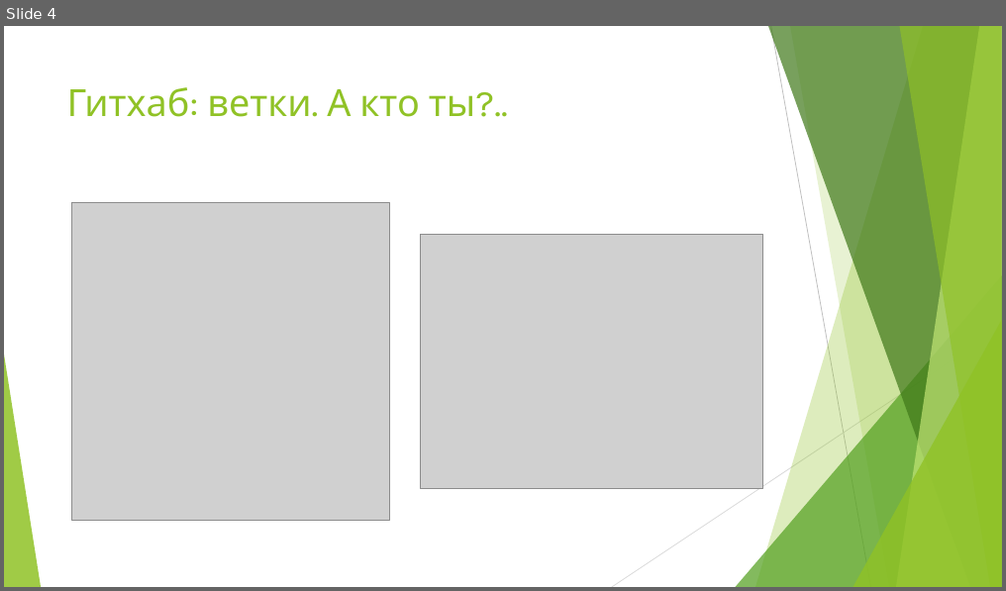
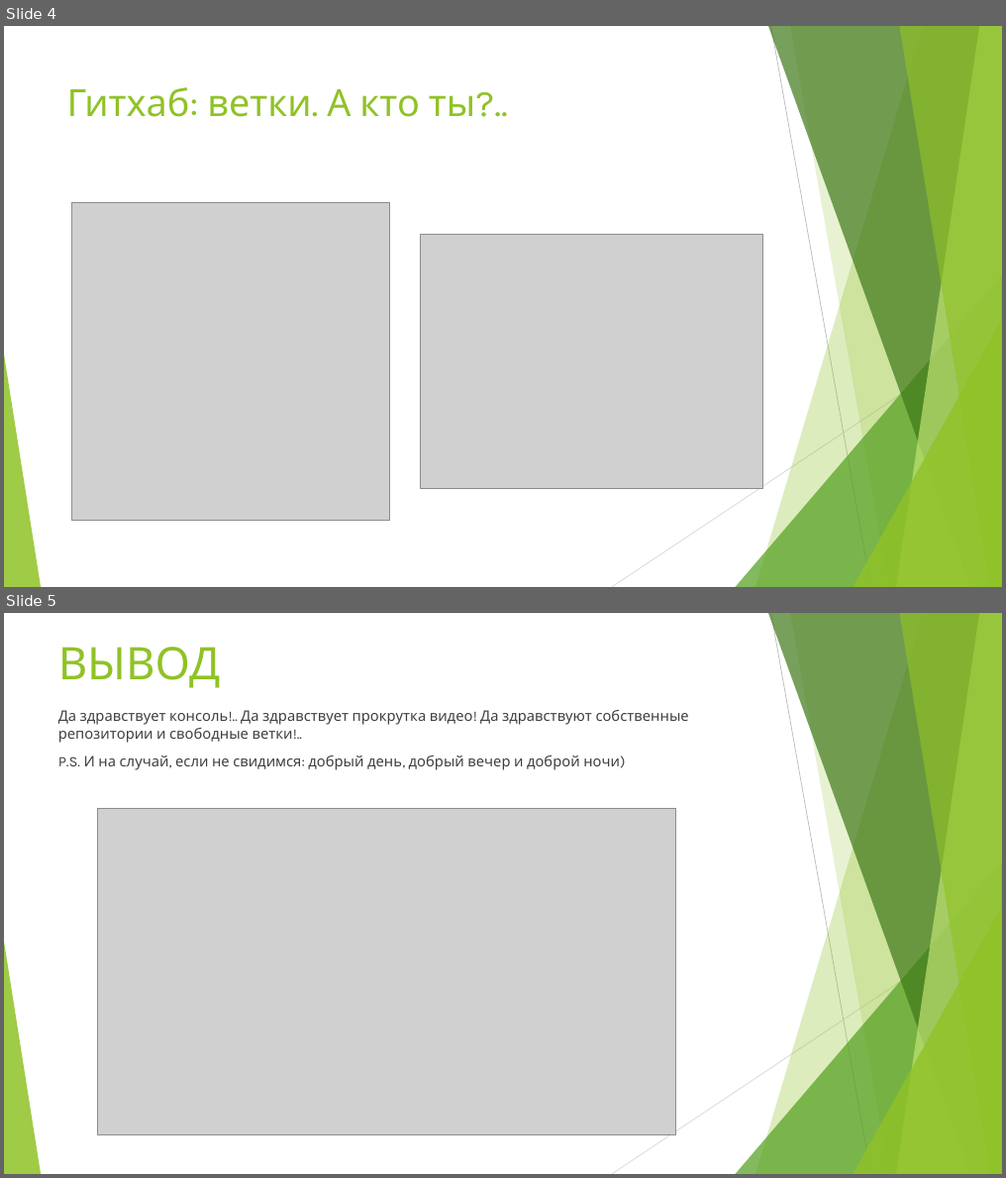
Before and after one commit to EsSombra/FirstTry, a slide deck: SecondSeminar.pptx. Shown one above the other, each under a label of ours: slide 4 before the commit, slides 4 and 5 after it. The pictures are 1006x591 and 1006x1178 pixels, drawn with LibreOffice and Linux fonts; fonts in the diff are those of the drawing; grey boxes stand for pictures. Boxes give left, top, right and bottom in pixels: in the first picture for what was removed or moved away, otherwise in the second. Text is boxed around its words. In the diff, an @@ line names an element or a change of style, - is before the commit and + after.

Commit message:
final page in pptx added

```diff
--- a/SecondSeminar.pptx
+++ b/SecondSeminar.pptx
@@ slide 5 added at (4,613,1002,1174), background #FFFFFF; not listed: 10 template elements that a slide beside it also shows @@
@@ title added at (58,647,221,688), 43.2 pt, text #90C226 @@
+ВЫВОД
@@ text added at (58,710,689,770), 14 pt, text #404040 @@
+Да здравствует консоль!.. Да здравствует прокрутка видео! Да здравствуют собственные репозитории и свободные ветки!..
+P.S. И на случай, если не свидимся: добрый день, добрый вечер и доброй ночи)
@@ picture added at (98,809,675,1136) @@
```
Also in this commit, not shown: 1 slide removed.
